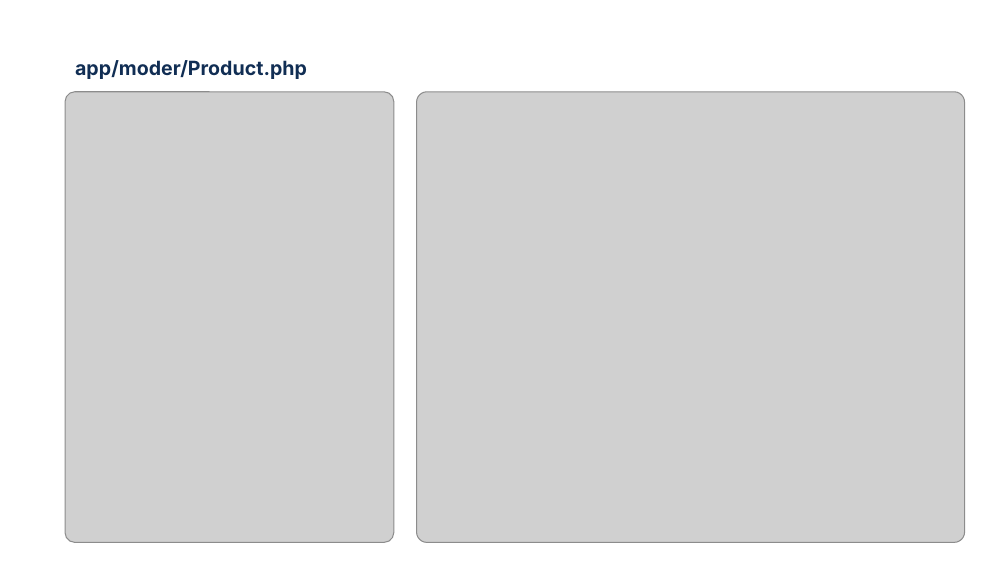
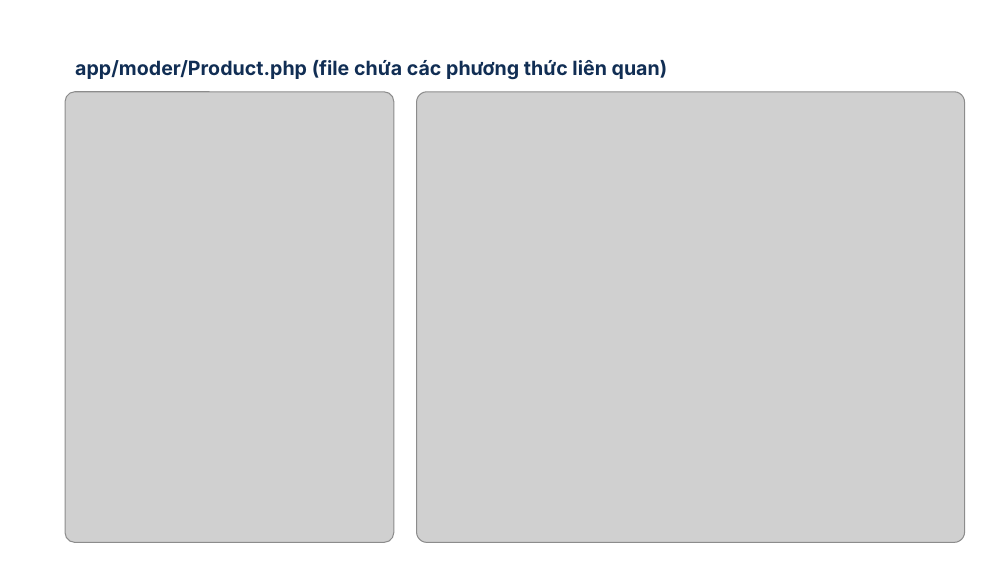
Before and after one commit to DangPhuongTay/KTMP, a slide deck: slide 18 of PPUnitTestNhom4.pptx (slide 17 before the commit). Drawn at 1008x567 pixels with LibreOffice and Linux fonts; fonts in the diff are those of the drawing; grey boxes stand for pictures. Boxes give left, top, right and bottom in pixels: in the first picture for what was removed or moved away, otherwise in the second. Text is boxed around its words. In the diff, an @@ line names an element or a change of style, - is before the commit and + after.

```diff
--- a/PPUnitTestNhom4.pptx
+++ b/PPUnitTestNhom4.pptx
@@ text at [75, 60, 668, 80]: text changed @@
-app/moder/Product.php
+app/moder/Product.php (file chứa các phương thức liên quan)
```
Also in this commit, not shown: 1 other slide changed, 3 slides added, 2 slides removed.
